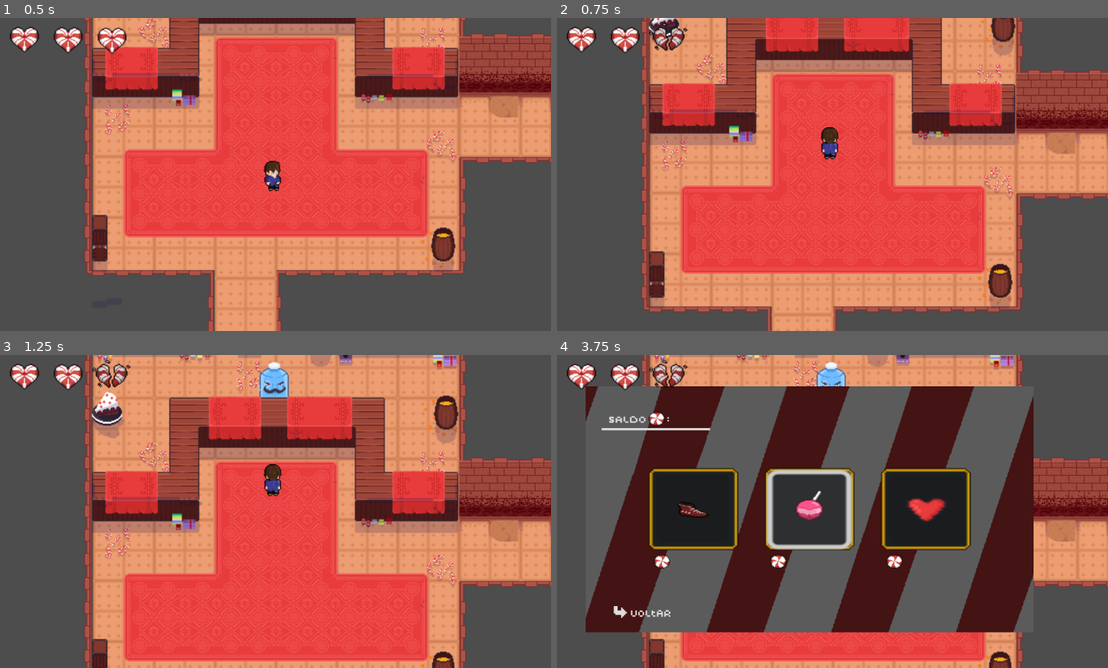
Above: before the commit, frames 1-4 (two rows, left to right).
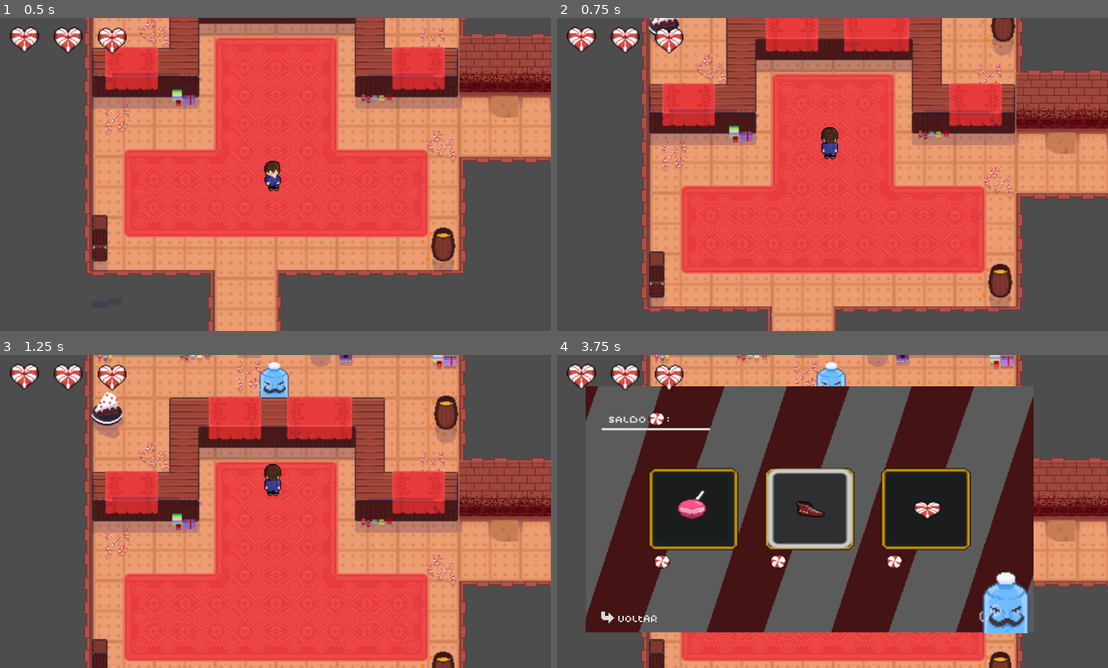
Above: after the commit, the same moments.

Repository: mtab-dev/bulletspeel
Game: Godot game, scene res://scenes/levels/level_one.tscn
Two runs of this game, one before a commit and one after it. Both use one fixed random seed, a clock stepped at 60 frames per second and the inputs below. This scene is started directly instead of the project's main scene.
Inputs (mouse positions are in pixels of both pictures, inside the frame that each line leads up to):
- Up to frame 1 (0.5 s): no input
- Up to frame 2 (0.75 s): move the mouse to (799, 237) at 0.52 s; hold W (up) from 0.53 s (still down); click (799, 237) at 0.6 s
- Up to frame 3 (1.25 s): keep holding W (up)
- Up to frame 4 (3.75 s): move the mouse to (997, 558) at 1.27 s; click (997, 558) at 1.35 s; release W (up) at 2 s; click (694, 508) at 2.02 s; click (689, 508) at 2.77 s; click (810, 508) at 3.52 s

Frame 1 is identical in both runs. In frame 2, 0.3% of the frame differs, in the area x 16-24%, y 1-12%; in frame 3, 0.4%; in frame 4, 3.8%, in the area x 7-86%, y 1-89%.

Commit message:
feat: new items in store

Diff:
--- a/project.godot
+++ b/project.godot
@@ -13,7 +13,7 @@
 config/name="Bulletspeel"
 run/main_scene="res://scenes/levels/main_menu.tscn"
 config/features=PackedStringArray("4.2", "Mobile")
-config/icon="res://sprites/ui/exec-icon.webp"
+config/icon="res://icon.svg"
 
 [display]
 
@@ -52,11 +52,6 @@
 "events": [Object(InputEventKey,"resource_local_to_scene":false,"resource_name":"","device":-1,"window_id":0,"alt_press …(182 unchanged characters)…
 ]
 }
-left_click={
-"deadzone": 0.5,
-"events": [Object(InputEventMouseButton,"resource_local_to_scene":false,"resource_name":"","device":-1,"window_id":0,"alt_pressed":false,"shift_pressed":false,"ctrl_pressed":false,"meta_pressed":false,"button_mask":0,"position":Vector2(0, 0),"global_position":Vector2(0, 0),"factor":1.0,"button_index":1,"canceled":false,"pressed":false,"double_click":false,"script":null)
-]
-}
 
 [rendering]
 
--- a/scenes/ui/store.tscn
+++ b/scenes/ui/store.tscn
@@ -1,17 +1,18 @@
-[gd_scene load_steps=14 format=3 uid="uid://bqacurjfbfx4i"]
+[gd_scene load_steps=15 format=3 uid="uid://bqacurjfbfx4i"]
 
 [ext_resource type="Script" path="res://scripts/ui/store.gd" id="1_5balh"]
 [ext_resource type="Texture2D" uid="uid://bmi43rcqr6hb5" path="res://sprites/tela de compra/store-bg.webp" id="1_kor1q"]
 [ext_resource type="Texture2D" uid="uid://cule5aninb5qn" path="res://sprites/tela de compra/boots.webp" id="3_qxohv"]
-[ext_resource type="Texture2D" uid="uid://bawpxlhs7bxky" path="res://sprites/drops/coração.png" id="4_85h2v"]
+[ext_resource type="Texture2D" uid="uid://cfudvdex267jh" path="res://sprites/ui/hud/sugar-life.png" id="4_6od6f"]
 [ext_resource type="Texture2D" uid="uid://dfwxwt2n6cdn5" path="res://sprites/tela de compra/lollipop.webp" id="4_fd23s"]
+[ext_resource type="Texture2D" uid="uid://cbvmmnkibdiru" path="res://sprites/tela de compra/merchant.webp" id="5_75dkc"]
 [ext_resource type="Texture2D" uid="uid://d37cmx7mqjvxh" path="res://sprites/ui/menu/back.webp" id="6_wueqx"]
 
-[sub_resource type="StyleBoxEmpty" id="StyleBoxEmpty_xl8u1"]
+[sub_resource type="StyleBoxEmpty" id="StyleBoxEmpty_j580e"]
 
-[sub_resource type="StyleBoxEmpty" id="StyleBoxEmpty_wy6ak"]
+[sub_resource type="StyleBoxEmpty" id="StyleBoxEmpty_qe7nn"]
 
-[sub_resource type="StyleBoxEmpty" id="StyleBoxEmpty_8xpal"]
+[sub_resource type="StyleBoxEmpty" id="StyleBoxEmpty_83imk"]
 
 [sub_resource type="Animation" id="Animation_m30f7"]
 length = 0.001
@@ -82,53 +83,58 @@
 scale = Vector2(1.10357, 0.978846)
 texture = ExtResource("1_kor1q")
 
-[node name="itemOne" type="Button" parent="Panel"]
+[node name="item1" type="Button" parent="Panel"]
 layout_mode = 0
-offset_left = 132.0
-offset_top = 167.0
-offset_right = 165.0
-offset_bottom = 212.0
+offset_left = 131.0
+offset_top = 169.0
+offset_right = 164.0
+offset_bottom = 213.0
 scale = Vector2(4.47436, 3.07292)
+icon = ExtResource("4_fd23s")
+icon_alignment = 1
+expand_icon = true
+
+[node name="item2" type="Button" parent="Panel"]
+layout_mode = 0
+offset_left = 373.0
+offset_top = 164.0
+offset_right = 399.0
+offset_bottom = 197.0
+scale = Vector2(5.83833, 4.42122)
 icon = ExtResource("3_qxohv")
 icon_alignment = 1
 expand_icon = true
 
-[node name="itemTwo" type="Button" parent="Panel"]
+[node name="item3" type="Button" parent="Panel"]
 layout_mode = 0
-offset_left = 372.0
+offset_left = 610.0
 offset_top = 166.0
-offset_right = 398.0
-offset_bottom = 199.0
-scale = Vector2(5.83833, 4.42122)
-icon = ExtResource("4_fd23s")
+offset_right = 632.0
+offset_bottom = 200.0
+scale = Vector2(7.38446, 4.19544)
+icon = ExtResource("4_6od6f")
 icon_alignment = 1
 expand_icon = true
 
-[node name="itemThree" type="Button" parent="Panel"]
+[node name="exit" type="Button" parent="Panel"]
 layout_mode = 0
-offset_left = 613.0
-offset_top = 169.0
-offset_right = 634.0
-offset_bottom = 203.0
-scale = Vector2(7.38446, 4.19544)
-icon = ExtResource("4_85h2v")
-icon_alignment = 1
-expand_icon = true
+offset_left = 17.0
+offset_top = 446.0
+offset_right = 140.0
+offset_bottom = 478.0
+theme_override_styles/normal = SubResource("StyleBoxEmpty_j580e")
+theme_override_styles/hover = SubResource("StyleBoxEmpty_qe7nn")
+theme_override_styles/pressed = SubResource("StyleBoxEmpty_83imk")
+icon = ExtResource("6_wueqx")
 
-[node name="back" type="Button" parent="Panel"]
-offset_left = 43.0
-offset_top = 435.0
-offset_right = 166.0
-offset_bottom = 467.0
-scale = Vector2(1.01466, 1)
-theme_override_styles/normal = SubResource("StyleBoxEmpty_xl8u1")
-theme_override_styles/hover = SubResource("StyleBoxEmpty_wy6ak")
-theme_override_styles/pressed = SubResource("StyleBoxEmpty_8xpal")
-icon = ExtResource("6_wueqx")
+[node name="merchant" type="Sprite2D" parent="Panel"]
+position = Vector2(853, 420)
+scale = Vector2(3.18889, 3.5)
+texture = ExtResource("5_75dkc")
 
 [node name="animation" type="AnimationPlayer" parent="."]
 libraries = {
 "": SubResource("AnimationLibrary_3vl6c")
 }
 
-[connection signal="pressed" from="Panel/back" to="." method="_on_back_pressed"]
+[connection signal="pressed" from="Panel/exit" to="." method="_on_exit_pressed"]
--- a/scripts/ui/store.gd
+++ b/scripts/ui/store.gd
@@ -11,6 +11,6 @@
 	pass
 
 
-func _on_back_pressed():
+func _on_exit_pressed():
 	get_node("animation").play("transOut")
 	get_tree().paused = false;
Not shown, changed: export_presets.cfg
